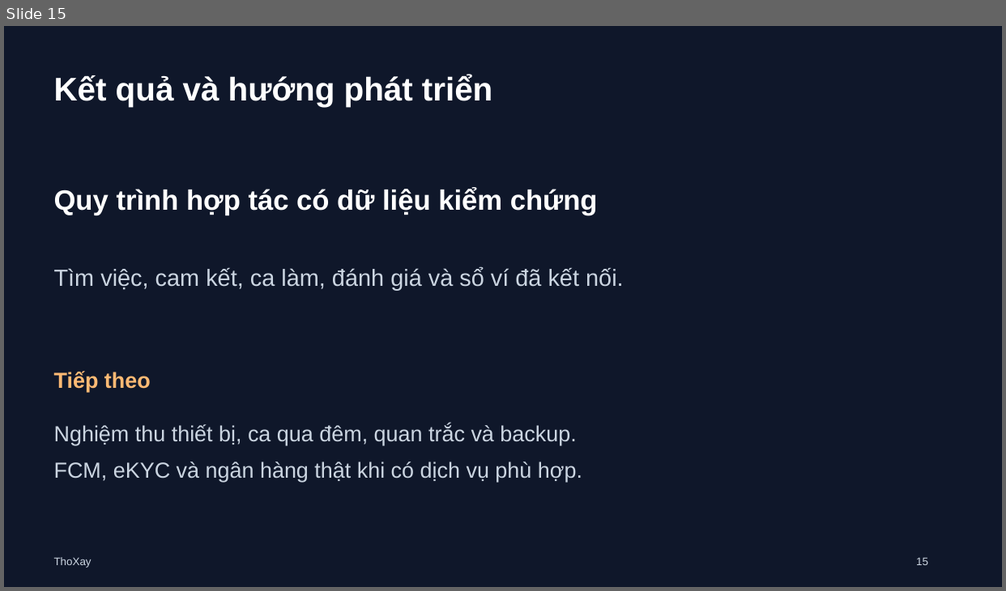
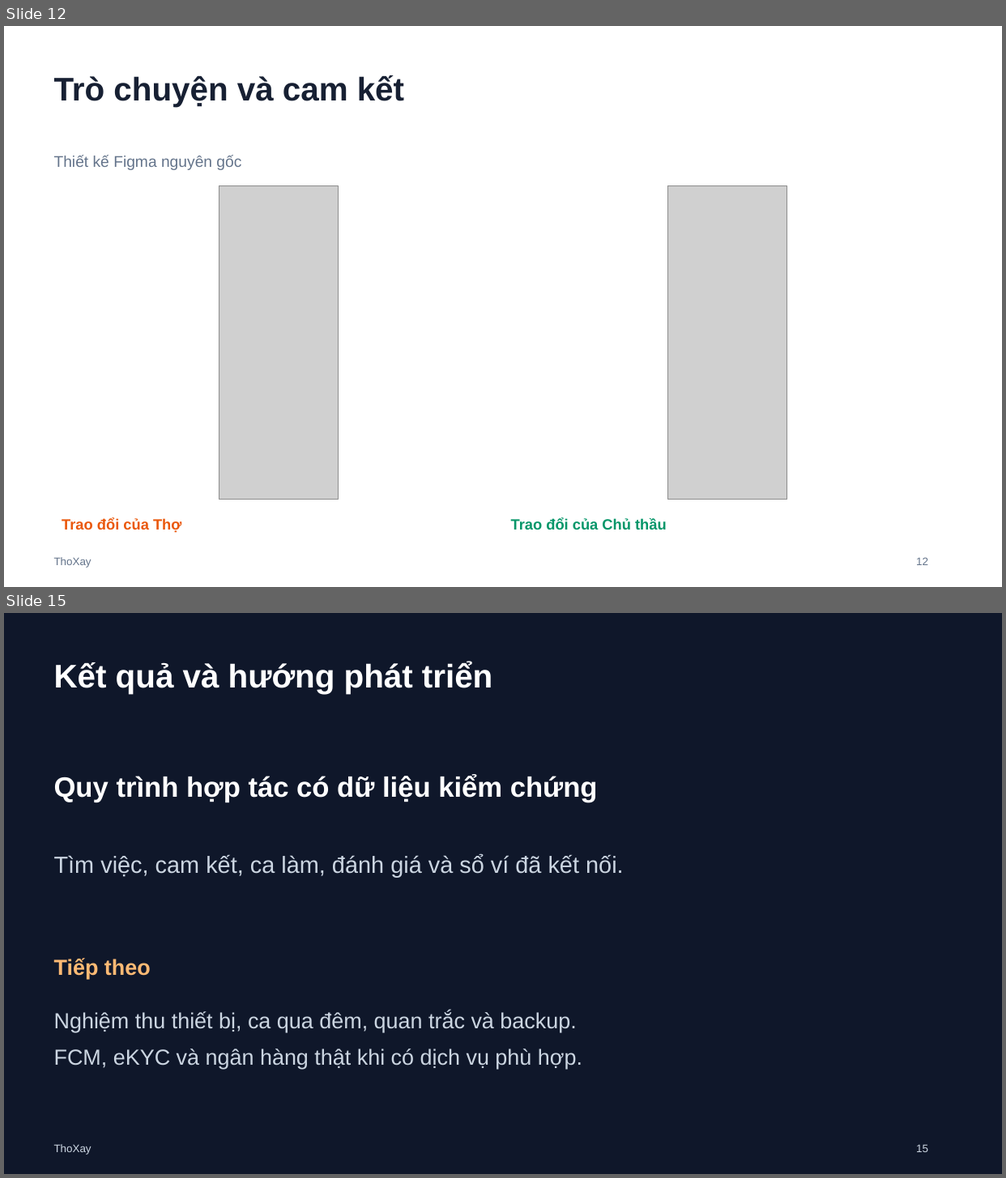
Before and after one commit to tranngocthiet2k6-ai/ThoXay, a slide deck: docs/SLIDE_BAO_VE_DO_AN.pptx. Shown one above the other, each under a label of ours: slide 15 before the commit, slides 12 and 15 after it; the slides between them are not shown. The pictures are 1006x591 and 1006x1178 pixels, drawn with LibreOffice and Linux fonts; fonts in the diff are those of the drawing; grey boxes stand for pictures. Boxes give left, top, right and bottom in pixels: in the first picture for what was removed or moved away, otherwise in the second. Text is boxed around its words. In the diff, an @@ line names an element or a change of style, - is before the commit and + after.

Commit message:
feat: cap nhat bao cao slide Figma va ho so bao ve danh so

```diff
--- a/docs/SLIDE_BAO_VE_DO_AN.pptx
+++ b/docs/SLIDE_BAO_VE_DO_AN.pptx
@@ slide 12 added at [4, 26, 1002, 587], background #FFFFFF @@
@@ text added at [54, 75, 404, 107], 31.5 pt, text #172033, bold @@
+Trò chuyện và cam kết
@@ text added at [54, 155, 241, 170], 15 pt, text #64748B @@
+Thiết kế Figma nguyên gốc
@@ picture added at [219, 186, 338, 500] @@
@@ picture added at [668, 186, 787, 500] @@
@@ text added at [62, 518, 181, 533], 14.2 pt, text #EA580C, bold @@
+Trao đổi của Thợ
@@ text added at [511, 518, 667, 530], 14.2 pt, text #059669, bold @@
+Trao đổi của Chủ thầu
@@ text added at [54, 557, 91, 568], 10.5 pt, text #64748B @@
+ThoXay
@@ text added at [916, 557, 928, 565], 10.5 pt, text #64748B @@
+12
```
Also in this commit, not shown: 3 slides changed, 6 other slides added, 7 slides removed, 27 other files.
